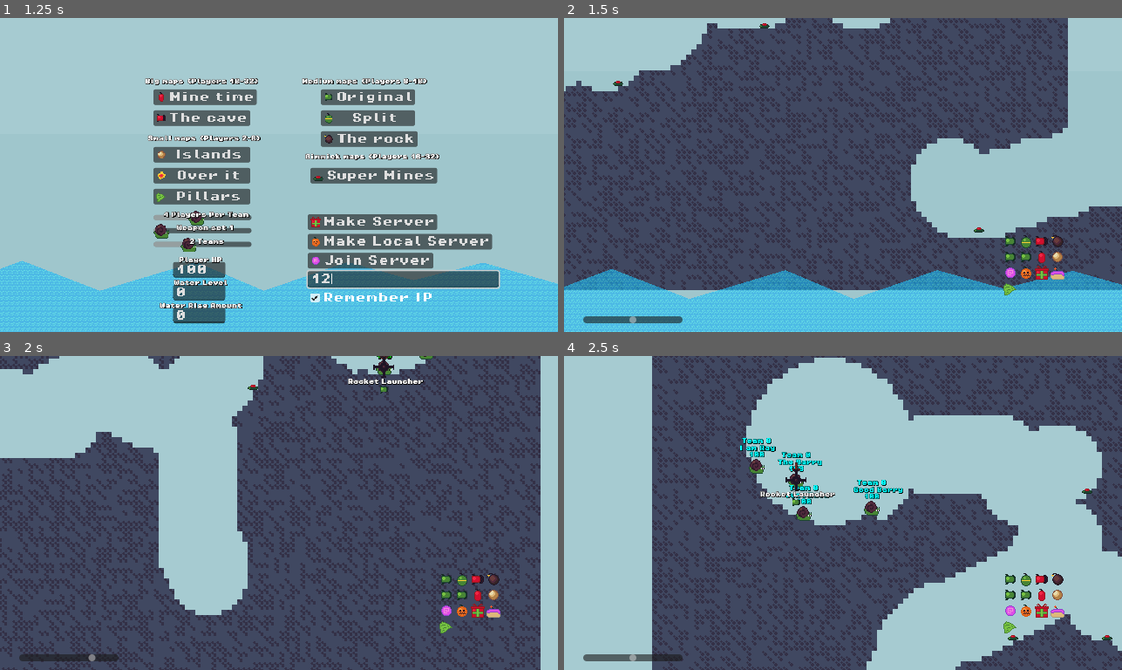
Above: before the commit, frames 1-4 (two rows, left to right).
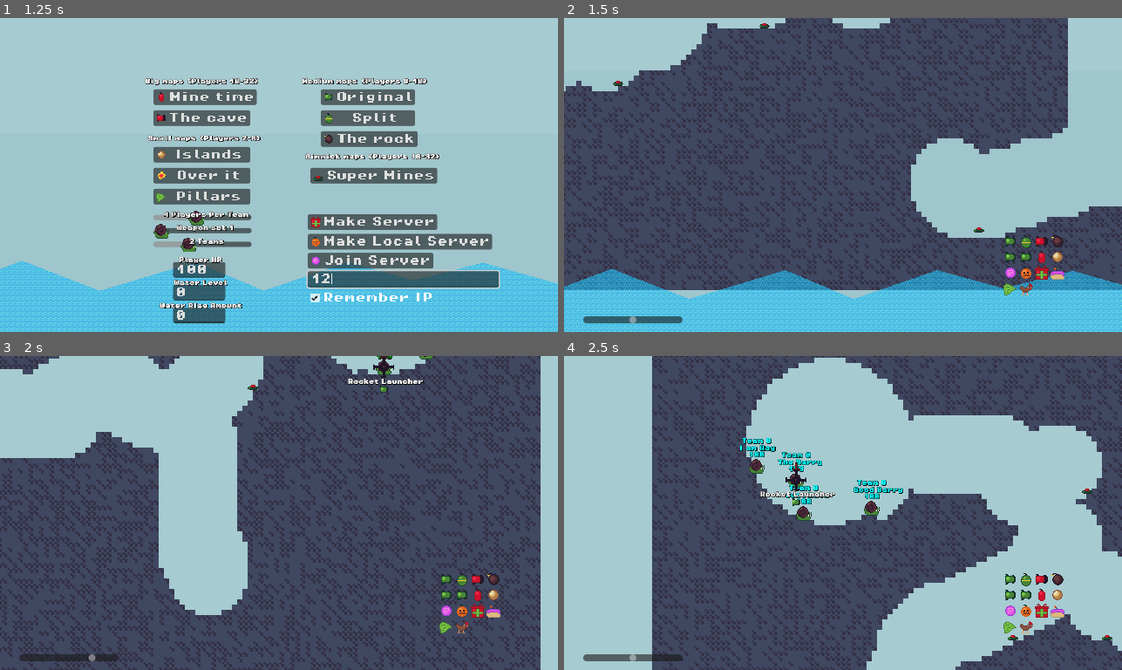
Above: after the commit, the same moments.

Repository: codingbanana21/Snail-Wars
Game: Godot game, scene res://scenes/main_menu.tscn
The game is run twice, just before and just after one commit, with the same random seed, the same clock (stepped at 60 frames per second) and the same inputs.
Inputs (mouse positions are in pixels of both pictures, inside the frame that each line leads up to):
- Up to frame 1 (1.25 s): click (401, 278) at 0.52 s; type "12" at 0.6 s
- Up to frame 2 (1.5 s): click "Mine time" at 1.25 s
- Up to frame 3 (2 s): no input
- Up to frame 4 (2.5 s): tap Enter (skip) at 2 s; move the mouse to (965, 497) at 2.02 s; hold D (right) from 2.03 s (still down); tap Mouse wheel down (last_weapon) at 2.1 s; tap W (jump) at 2.27 s

Frame 1 is identical in both runs. In frame 2, less than 0.1% of the frame differs, in the area x 81-85%, y 84-89%; in frame 3, less than 0.1%; in frame 4, less than 0.1%.

Commit message:
New weapon the chicken and fix bomb

Diff:
--- a/projectiles/bomb.tscn
+++ b/projectiles/bomb.tscn
@@ -3,24 +3,19 @@
 [ext_resource type="PackedScene" uid="uid://cubfm8w8o5obj" path="res://projectiles/projectile.tscn" id="1_8u238"]
 [ext_resource type="Texture2D" uid="uid://cdi5eipdsfw53" path="res://assets/images/bomb.png" id="2_3xfjl"]
 
-[sub_resource type="CircleShape2D" id="CircleShape2D_tpgjy"]
-radius = 1.0
-
 [sub_resource type="CircleShape2D" id="CircleShape2D_h2h75"]
 radius = 4.1231055
 
 [node name="Bomb" unique_id=791496552 instance=ExtResource("1_8u238")]
-damage = 5
+damage = 10
 size = 3
-knockback = 25
+knockback = 20
+speed = 75
 projectile_hp = 4
 spawns = Array[String](["fragment"])
 
 [node name="Image" parent="." index="1" unique_id=2045045234]
 texture = ExtResource("2_3xfjl")
 
-[node name="CollisionShape2D" parent="." index="2" unique_id=679883136]
-shape = SubResource("CircleShape2D_tpgjy")
-
 [node name="CollisionShape2D" parent="DetectBox" parent_id_path=PackedInt32Array(289666369) index="0" unique_id=1905896826]
 shape = SubResource("CircleShape2D_h2h75")
--- /dev/null
+++ b/projectiles/chicken.tscn
@@ -0,0 +1,23 @@
+[gd_scene format=3 uid="uid://cpkrha345pqke"]
+
+[ext_resource type="PackedScene" uid="uid://cubfm8w8o5obj" path="res://projectiles/projectile.tscn" id="1_3yjh5"]
+[ext_resource type="Texture2D" uid="uid://b0l83wcduc6v5" path="res://assets/images/chicken.png" id="2_77rtt"]
+
+[sub_resource type="RectangleShape2D" id="RectangleShape2D_bdgog"]
+size = Vector2(14, 11)
+
+[node name="Chicken" unique_id=791496552 instance=ExtResource("1_3yjh5")]
+damage = 30
+gravity = 300
+spawns = Array[String](["egg"])
+spawn_time = 0.65
+
+[node name="Image" parent="." index="1" unique_id=2045045234]
+texture = ExtResource("2_77rtt")
+
+[node name="DetectBox" parent="." index="3" unique_id=289666369]
+collision_layer = 0
+
+[node name="CollisionShape2D" parent="DetectBox" index="0" unique_id=1905896826]
+position = Vector2(0, 2.5)
+shape = SubResource("RectangleShape2D_bdgog")
--- a/projectiles/drill.tscn
+++ b/projectiles/drill.tscn
@@ -7,8 +7,10 @@
 damage = 10
 size = 3
 knockback = 30
+speed = 45
+min_speed = 60
 gravity = 300
-projectile_hp = 7
+projectile_hp = 8
 hit_stun_time = 0.15
 
 [node name="Image" parent="." index="1" unique_id=2045045234]
--- a/projectiles/drill_strike.tscn
+++ b/projectiles/drill_strike.tscn
@@ -10,7 +10,7 @@
 speed = 0
 min_speed = 300
 gravity = 300
-projectile_hp = 7
+projectile_hp = 8
 hit_stun_time = 0.15
 timer = 5.0
 spawn_at_mouse = true
--- /dev/null
+++ b/projectiles/egg.tscn
@@ -0,0 +1,22 @@
+[gd_scene format=3 uid="uid://bviv1pc54kkbd"]
+
+[ext_resource type="PackedScene" uid="uid://cubfm8w8o5obj" path="res://projectiles/projectile.tscn" id="1_1jwhj"]
+[ext_resource type="Texture2D" uid="uid://ymo86tugl5dn" path="res://assets/images/egg.png" id="2_p7omn"]
+
+[sub_resource type="CapsuleShape2D" id="CapsuleShape2D_0rjek"]
+radius = 6.0
+height = 16.0
+
+[node name="Egg" unique_id=791496552 instance=ExtResource("1_1jwhj")]
+damage = 15
+size = 3
+knockback = 30
+speed = 0
+min_speed = 0
+players_projectile = false
+
+[node name="Image" parent="." index="1" unique_id=2045045234]
+texture = ExtResource("2_p7omn")
+
+[node name="CollisionShape2D" parent="DetectBox" parent_id_path=PackedInt32Array(289666369) index="0" unique_id=1905896826]
+shape = SubResource("CapsuleShape2D_0rjek")
--- a/projectiles/fragment.tscn
+++ b/projectiles/fragment.tscn
@@ -2,28 +2,22 @@
 
 [ext_resource type="PackedScene" uid="uid://cubfm8w8o5obj" path="res://projectiles/projectile.tscn" id="1_1ak3v"]
 [ext_resource type="Texture2D" uid="uid://cdi5eipdsfw53" path="res://assets/images/bomb.png" id="2_h2h75"]
-
-[sub_resource type="CircleShape2D" id="CircleShape2D_3xfjl"]
-radius = 2.0
 
 [sub_resource type="CircleShape2D" id="CircleShape2D_h2h75"]
 radius = 4.0
 
 [node name="Fragment" unique_id=791496552 instance=ExtResource("1_1ak3v")]
 scale = Vector2(0.5, 0.5)
-damage = 3
+damage = 5
 size = 2
 knockback = 10
+speed = 0
 min_speed = 0
-projectile_hp = 4
-hit_stun_time = 0.05
+projectile_hp = 3
 players_projectile = false
 
 [node name="Image" parent="." index="1" unique_id=2045045234]
 texture = ExtResource("2_h2h75")
 
-[node name="CollisionShape2D" parent="." index="2" unique_id=679883136]
-shape = SubResource("CircleShape2D_3xfjl")
-
 [node name="CollisionShape2D" parent="DetectBox" parent_id_path=PackedInt32Array(289666369) index="0" unique_id=1905896826]
 shape = SubResource("CircleShape2D_h2h75")
--- a/projectiles/projectile.tscn
+++ b/projectiles/projectile.tscn
@@ -57,7 +57,10 @@
 [node name="ExplosionTimer" type="Timer" parent="." unique_id=1551289240]
 one_shot = true
 
+[node name="SpawnTimer" type="Timer" parent="." unique_id=988676118]
+
 [node name="HitTimer" type="Timer" parent="." unique_id=1294282225]
 one_shot = true
 
 [connection signal="timeout" from="ExplosionTimer" to="." method="_on_explosion_timer_timeout"]
+[connection signal="timeout" from="SpawnTimer" to="." method="_on_spawn_timer_timeout"]
--- a/projectiles/pumkin_grenade.tscn
+++ b/projectiles/pumkin_grenade.tscn
@@ -7,7 +7,7 @@
 radius = 5.0
 
 [node name="PumkinGrenade" unique_id=791496552 instance=ExtResource("1_upu3b")]
-damage = 15
+damage = 25
 size = 3
 knockback = 30
 timer = 1.0
--- a/scripts/Globals.gd
+++ b/scripts/Globals.gd
@@ -1,7 +1,7 @@
 extends Node2D
 
-const WEAPONS: Array[String] = ["rocket","grenade","drill","bomb","air_strike","drill_strike","tnt","bullet","teleporta","pumkin_grenade","present","cake_tnt","leaf"]
-const WEAPONS_NAMES: Array[String] = ["Rocket Launcher","Grenade","Drill Rocket","Bomb","Air Strike","Drill Strike","TNT","Gun","Teleporta","Pumkin Grenade","Present Strike","Cake TNT","Healing Leaf"]
+const WEAPONS: Array[String] = ["rocket","grenade","drill","bomb","air_strike","drill_strike","tnt","bullet","teleporta","pumkin_grenade","present","cake_tnt","leaf","chicken"]
+const WEAPONS_NAMES: Array[String] = ["Rocket Launcher","Grenade","Drill Rocket","Bomb","Air Strike","Drill Strike","TNT","Gun","Teleporta","Pumkin Grenade","Present Strike","Cake TNT","Healing Leaf","Chicken"]
 const SAVE_PATH = "user://Save.tres"
 const GAME_VERSION: float = 0.4
 
--- a/scripts/menu.gd
+++ b/scripts/menu.gd
@@ -68,13 +68,13 @@
 
 	#team weapon sets
 	if teams_weapons == 1:
-		Globals.teams_weapons = [[-1,-1,2,3,1,1,1,3,2,1,1,1,1]]
+		Globals.teams_weapons = [[-1,-1,2,3,1,1,1,3,2,1,1,0,1,1]]
 	elif teams_weapons == 2:
-		Globals.teams_weapons = [[-1,-1,-1,-1,-1,-1,-1,-1,-1,-1,-1,-1,-1]]
+		Globals.teams_weapons = [[-1,-1,-1,-1,-1,-1,-1,-1,-1,-1,-1,-1,-1,-1]]
 	elif teams_weapons == 3:
-		Globals.teams_weapons = [[-1,-1,3,4,0,0,2,4,3,2,0,2,0]]
+		Globals.teams_weapons = [[-1,-1,3,4,0,0,2,4,3,2,0,1,0,3]]
 	elif teams_weapons == 4:
-		Globals.teams_weapons = [[0,0,0,0,0,0,0,0,0,-1,-1,-1,-1]]
+		Globals.teams_weapons = [[-1,-1,0,0,0,0,0,0,0,-1,-1,-1,-1,0]]
 
 	for i in range(Globals.number_of_teams -1):
 		Globals.teams_weapons.append([])
--- a/scripts/player.gd
+++ b/scripts/player.gd
@@ -91,9 +91,9 @@
 			elif Input.is_action_just_pressed("last_weapon"):
 				weapon -= 1
 				if weapon < 0:
-					weapon = 12
-
-			weapon %= 13
+					weapon = 13
+
+			weapon %= 14
 			Mouse.weapon_amount = Globals.teams_weapons[team_number][weapon]
 			Mouse.weapon = weapon
 
--- a/scripts/projectile.gd
+++ b/scripts/projectile.gd
@@ -5,6 +5,7 @@
 @onready var detect_box: Area2D = $DetectBox
 @onready var gpu_particles_2d: GPUParticles2D = $GPUParticles2D
 @onready var explosion_timer: Timer = $ExplosionTimer
+@onready var spawn_timer: Timer = $SpawnTimer
 @onready var hit_timer: Timer = $HitTimer
 
 #projectile stats
@@ -25,6 +26,7 @@
 @export var teleports_player: bool = false
 @export var effect_by_wind: bool = true
 @export var spawns: Array[String]
+@export var spawn_time = 0.0
 
 var id: int
 var parent: Player
@@ -41,6 +43,9 @@
 
 		if !Globals.high_fps_mode:
 			gpu_particles_2d.show()
+
+	if spawn_time > 0:
+		spawn_timer.start(spawn_time)
 
 	if timer > 0:
 		explosion_timer.start(timer)
@@ -153,3 +158,12 @@
 func _on_explosion_timer_timeout() -> void:
 	if !is_multiplayer_authority(): return
 	explode(true)
+
+
+func _on_spawn_timer_timeout() -> void:
+	if len(spawns) > 0:
+		parent.multiplayer_spawner.spawn({
+			"id": id,
+			"global_position": global_position,
+			"projectile": "res://projectiles/" + spawns.pick_random() + ".tscn"
+		})
Binary file added: assets/images/chicken.png
Not shown, added: assets/images/chicken.png.import
Binary file added: assets/images/egg.png
Not shown, added: assets/images/egg.png.import
Not shown, changed: export_presets.cfg
